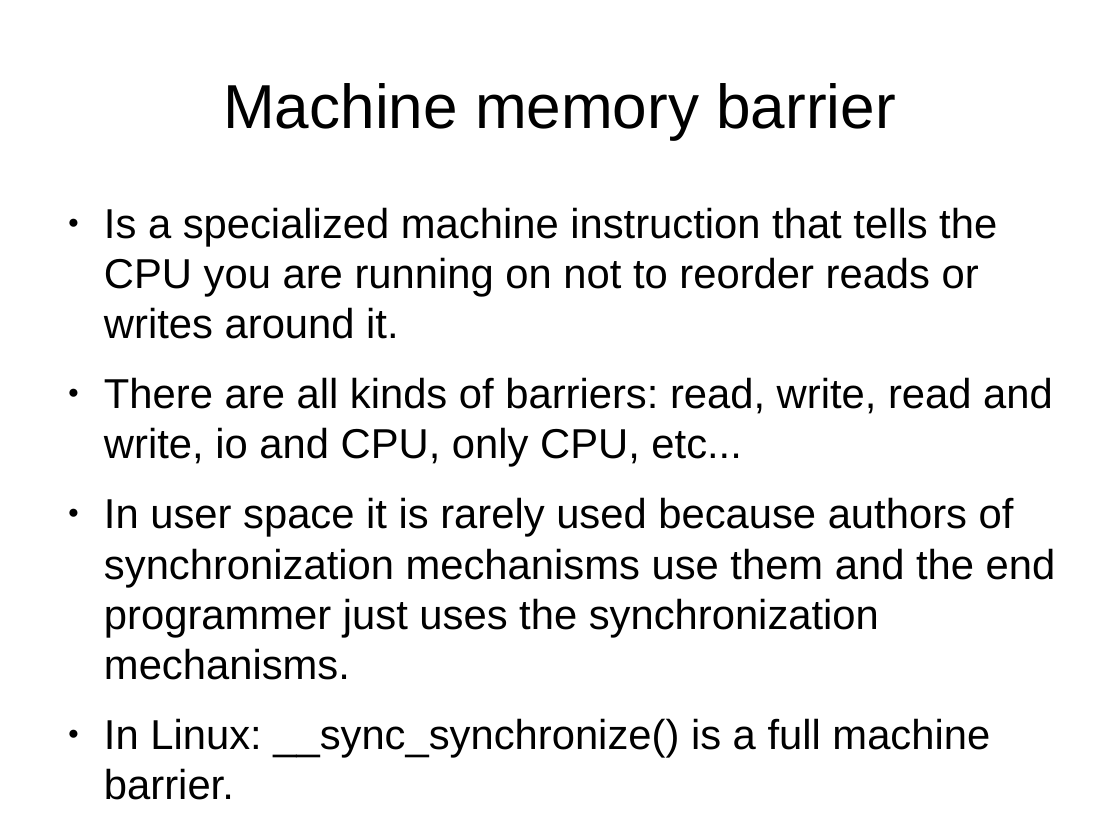
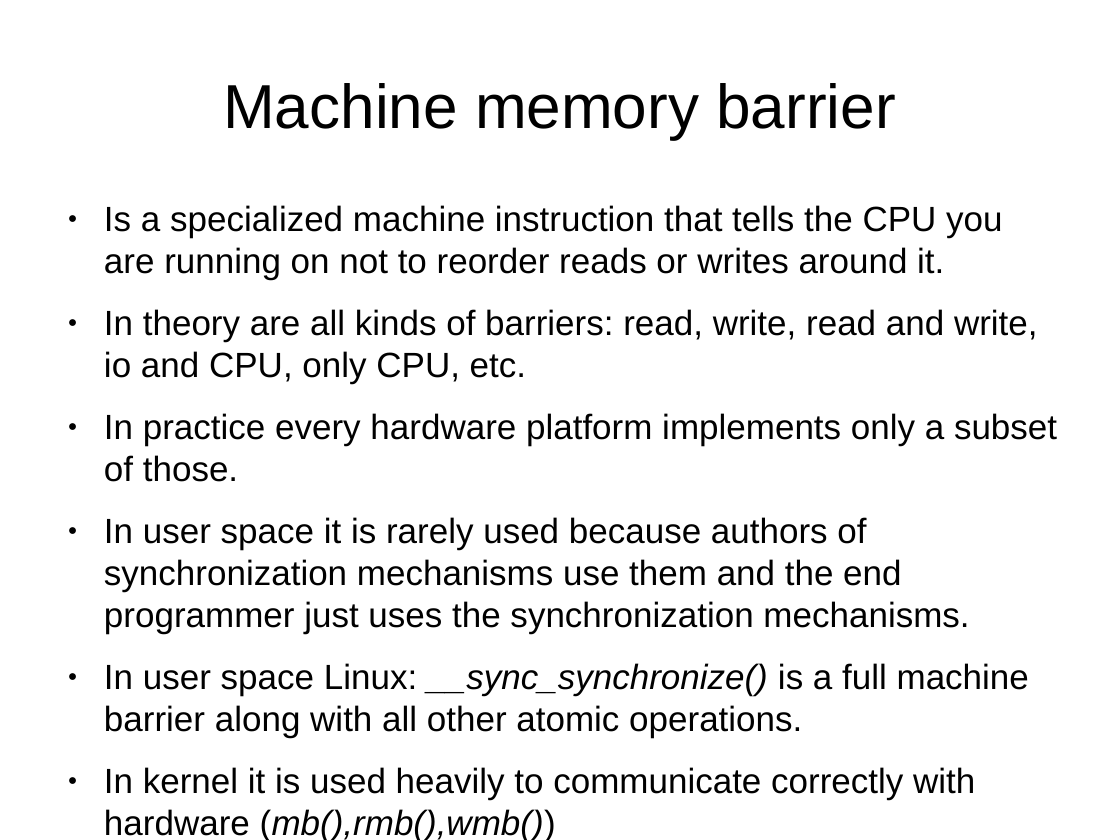
Before and after one commit to veltzer/demos-linux, a slide deck: slide 66 of doc/odp/multicore.odp. Drawn at 1120x840 pixels with LibreOffice and Linux fonts; fonts in the diff are those of the drawing. Boxes give left, top, right and bottom in pixels: in the first picture for what was removed or moved away, otherwise in the second. Text is boxed around its words. In the diff, an @@ line names an element or a change of style, - is before the commit and + after.

```diff
--- a/doc/odp/multicore.odp
+++ b/doc/odp/multicore.odp
@@ text at (104, 205, 1002, 634): size 29.6 to 24.8 pt in "Is a specialized machine instruction that tells ...", "In user space it is rarely used ..." @@
@@ text at (104, 309, 1057, 482): text changed; size 29.6 to 24.8 pt @@
-● There are all kinds of barriers: read, write, read and write, io and CPU, only CPU, etc...
+● In theory are all kinds of barriers: read, write, read and write, io and CPU, only CPU, etc.
+● In practice every hardware platform implements only a subset of those.
@@ text at (104, 663, 1029, 840): text changed; size 29.6 to 24.8 pt @@
-● In Linux: __sync_synchronize() is a full machine barrier.
+● In user space Linux: __sync_synchronize() is a full machine barrier along with all other atomic operations.
+● In kernel it is used heavily to communicate correctly with hardware (mb(),rmb(),wmb())
```
Also in this commit, not shown: 5 other slides changed.
